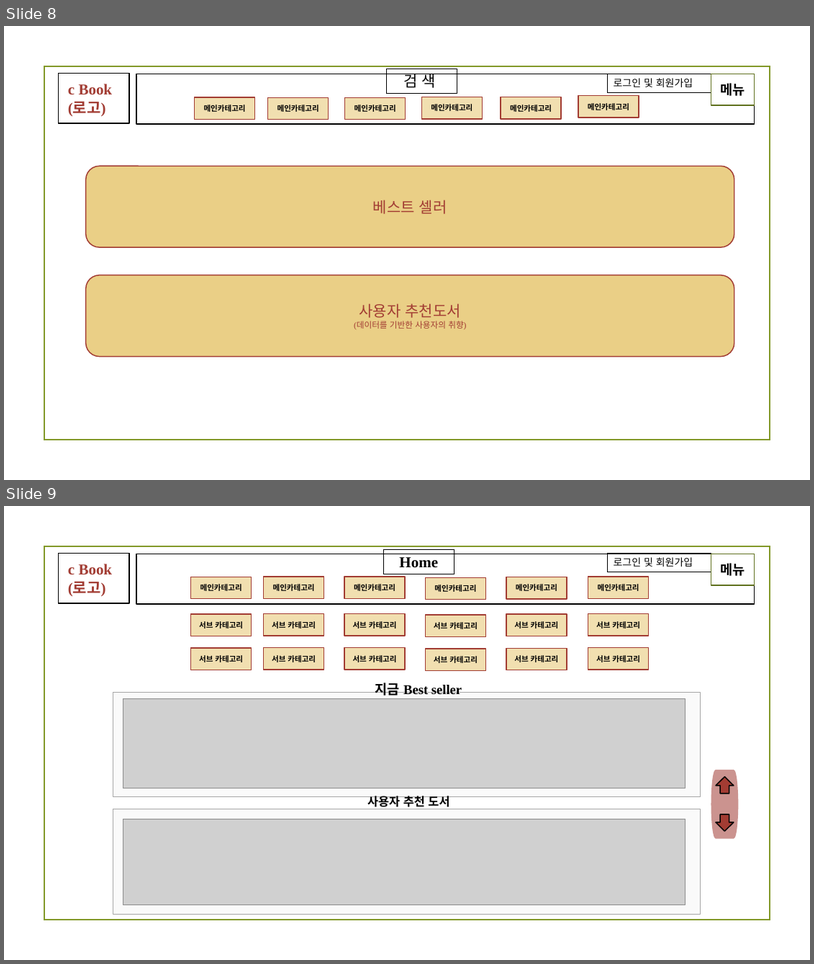
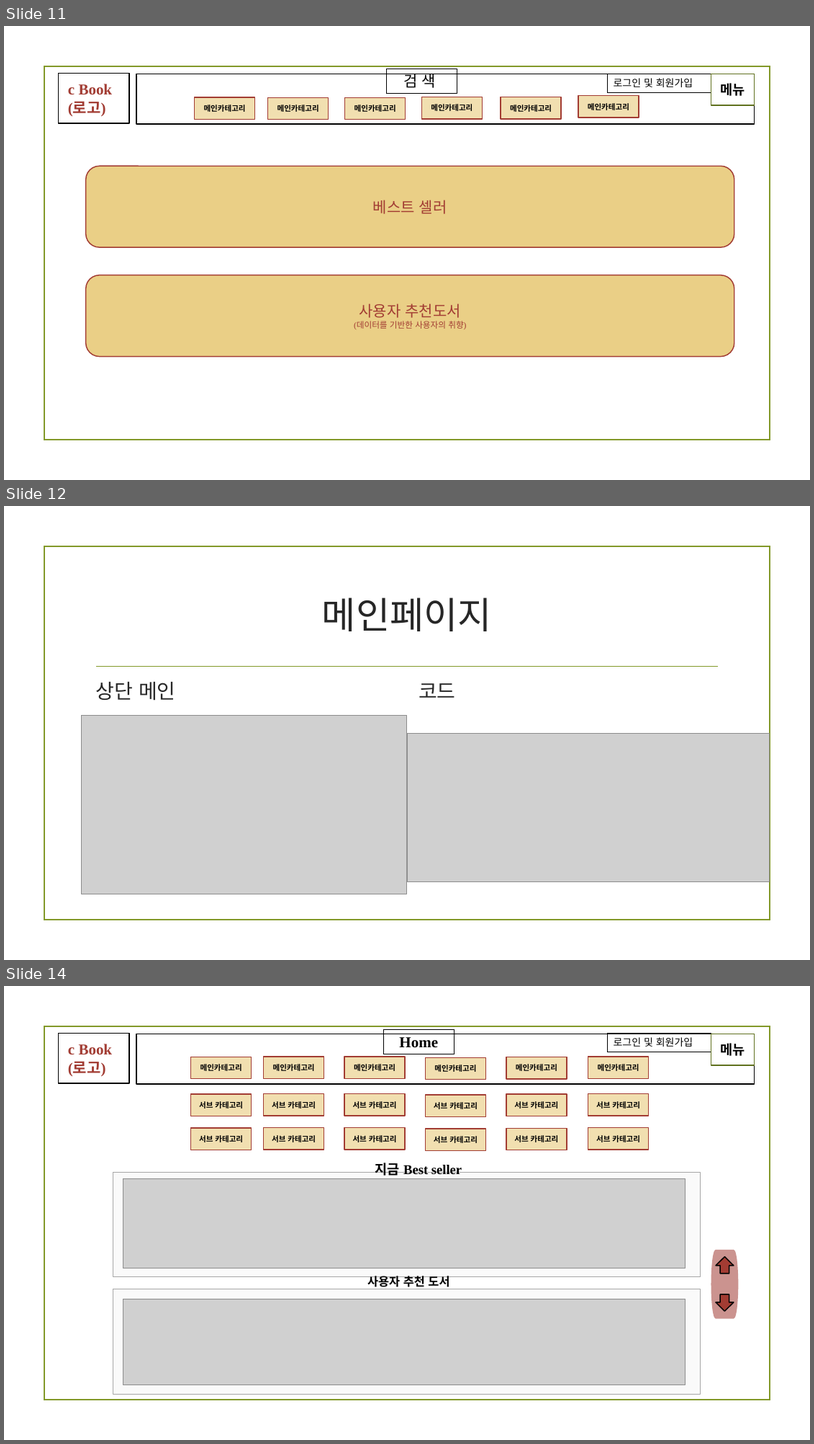
Before and after one commit to duddnr3618/front-end-project01, a slide deck: 22.최영욱Book.pptx. Shown one above the other, each under a label of ours: slides 8 and 9 before the commit, slides 11, 12 and 14 after it; the slides between them are not shown. The pictures are 814x964 and 814x1444 pixels, drawn with LibreOffice and Linux fonts; fonts in the diff are those of the drawing; grey boxes stand for pictures; background and template pictures are left out. Boxes give left, top, right and bottom in pixels: in the first picture for what was removed or moved away, otherwise in the second. Text is boxed around its words. In the diff, an @@ line names an element or a change of style, - is before the commit and + after.

```diff
--- a/22.최영욱Book.pptx
+++ b/22.최영욱Book.pptx
@@ slide 12 added at (4, 506, 810, 960), background picture (left out); not listed: 1 template element that a slide beside it also shows @@
@@ title added at (322, 597, 492, 631), 44 pt, text #262626 @@
+메인페이지
@@ line added from (97, 667) to (718, 667), #83992A 1.25 pt @@
@@ text added at (96, 682, 176, 700), 24 pt, text #262626 @@
+상단 메인
@@ text added at (419, 683, 456, 698), 24 pt, text #262626 @@
+코드
@@ picture added at (82, 716, 407, 894) @@
@@ picture added at (407, 733, 771, 881) @@
@@ what was slide 8 is now slide 11 @@
@@ what was slide 9 is now slide 14 @@
```
Also in this commit, not shown: 4 other slides added, 3 other files.
